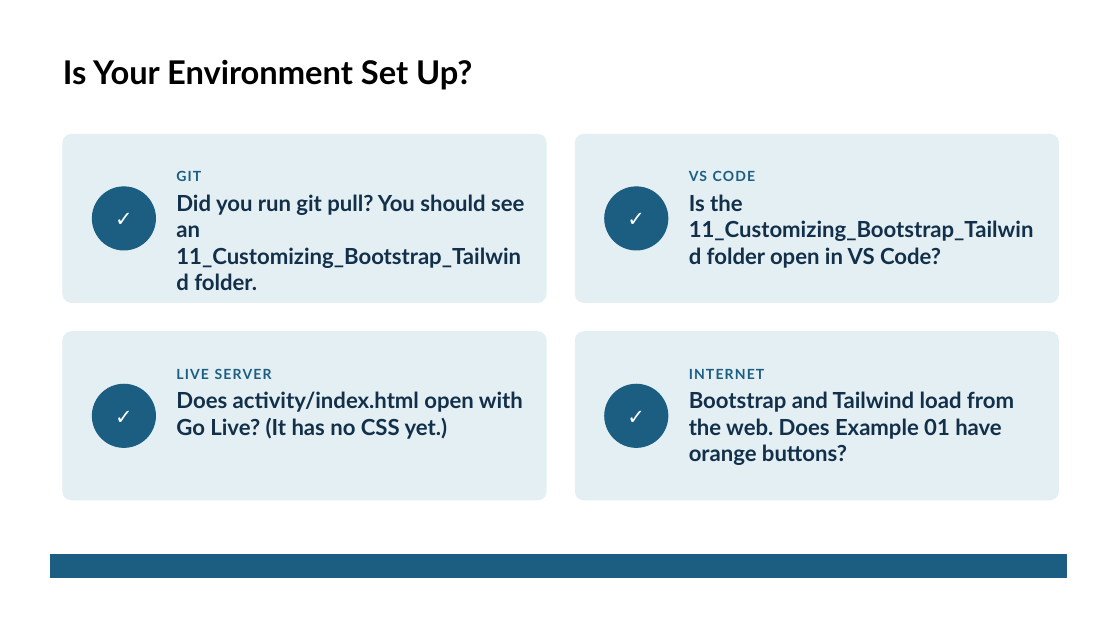
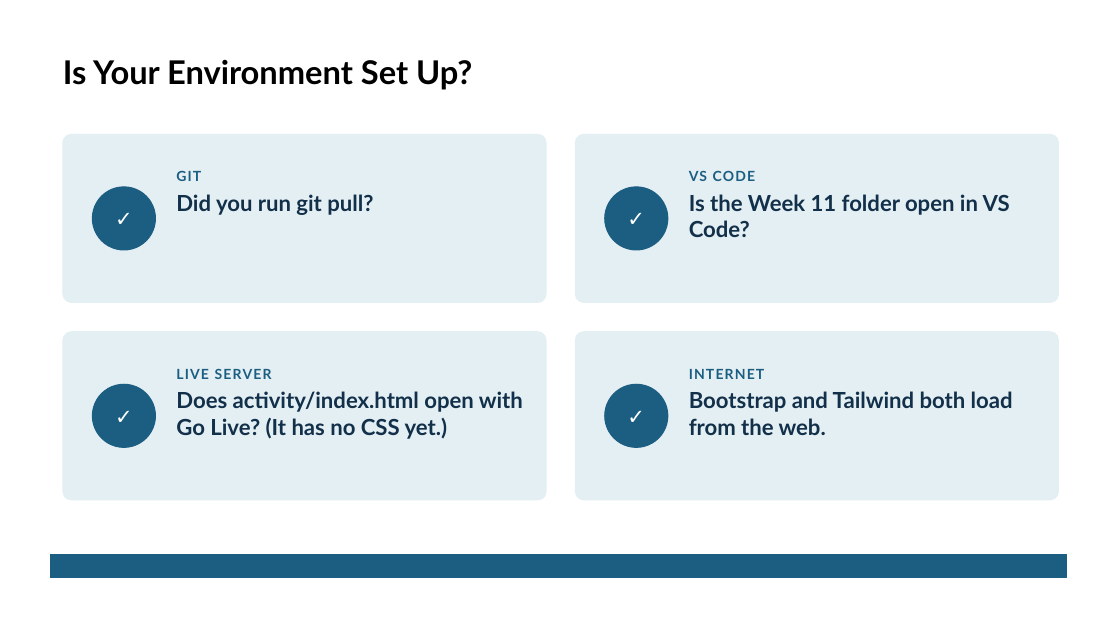
Before and after one commit to x97gfq/WEBD1000_Fall2026, a slide deck: slide 41 of 11_Customizing_Bootstrap_Tailwind/Customizing_Bootstrap_Tailwind.pptx (slide 3 before the commit). Drawn at 1120x630 pixels with LibreOffice and Linux fonts; fonts in the diff are those of the drawing. Boxes give left, top, right and bottom in pixels: in the first picture for what was removed or moved away, otherwise in the second. Text is boxed around its words. In the diff, an @@ line names an element or a change of style, - is before the commit and + after.

```diff
--- a/11_Customizing_Bootstrap_Tailwind/Customizing_Bootstrap_Tailwind.pptx
+++ b/11_Customizing_Bootstrap_Tailwind/Customizing_Bootstrap_Tailwind.pptx
@@ text at [176,194,373,215]: text changed @@
-Did you run git pull? You should see an 11_Customizing_Bootstrap_Tailwind folder.
+Did you run git pull?
@@ text at [689,194,1010,237]: text changed @@
-Is the 11_Customizing_Bootstrap_Tailwind folder open in VS Code?
+Is the Week 11 folder open in VS Code?
@@ text at [689,391,1013,435]: text changed @@
-Bootstrap and Tailwind load from the web. Does Example 01 have orange buttons?
+Bootstrap and Tailwind both load from the web.
```
Also in this commit, not shown: 13 other slides changed, 38 slides added, 17 other files.
